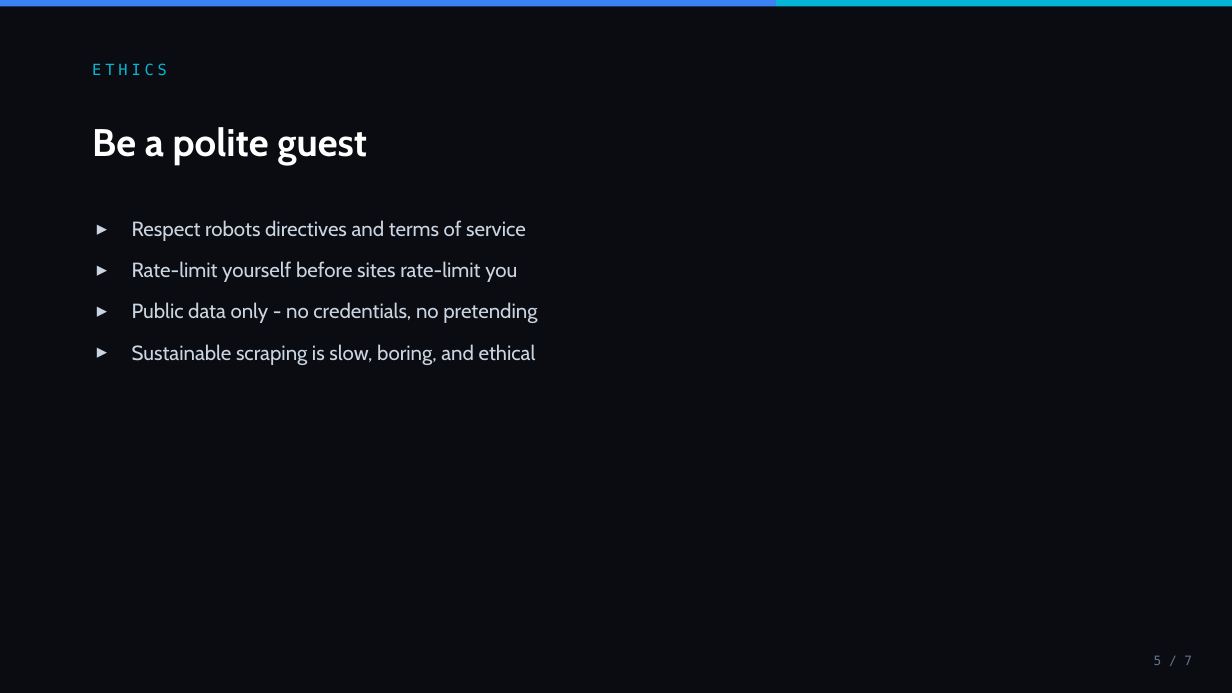
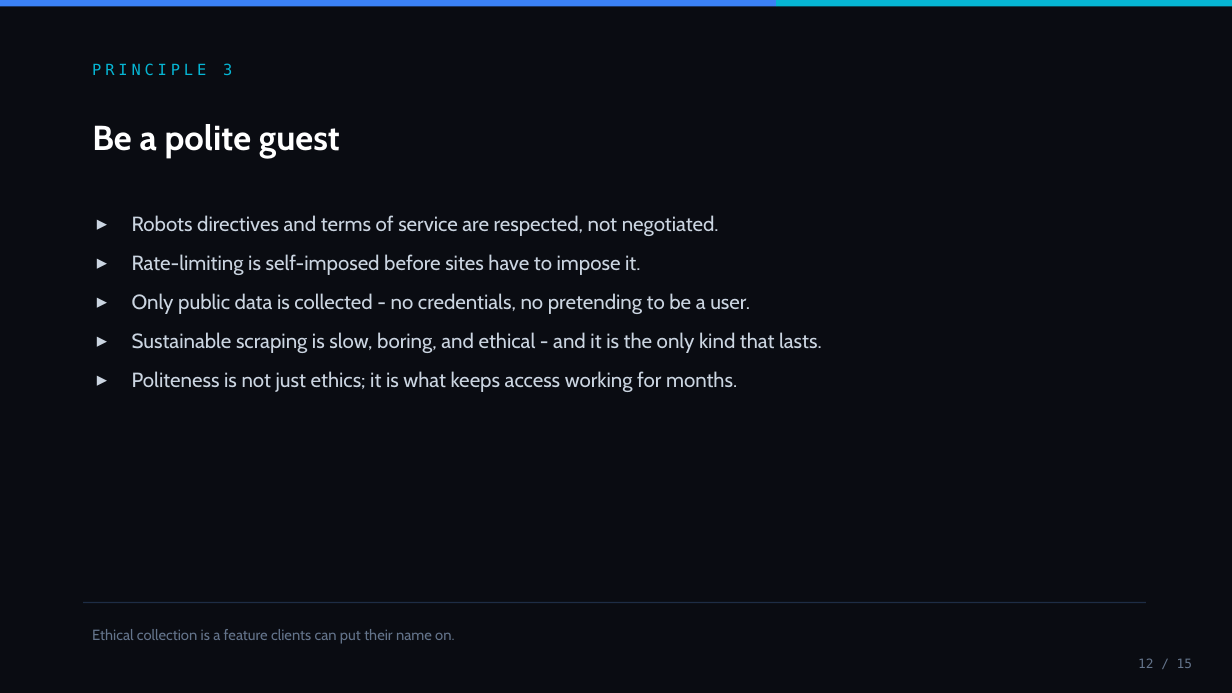
Before and after one commit to rezalianvatiady/rezalianvatiady.github.io, a slide deck: slide 12 of decks/web-scraping-toolkit.pptx (slide 5 before the commit). Drawn at 1232x693 pixels with LibreOffice and Linux fonts; fonts in the diff are those of the drawing. Boxes give left, top, right and bottom in pixels: in the first picture for what was removed or moved away, otherwise in the second. Text is boxed around its words. In the diff, an @@ line names an element or a change of style, - is before the commit and + after.

```diff
--- a/decks/web-scraping-toolkit.pptx
+++ b/decks/web-scraping-toolkit.pptx
@@ text at [92,63,232,75]: text changed @@
-ETHICS
+PRINCIPLE 3
@@ text "Be a polite guest" at [92,124,340,158]: size 30 to 27 pt @@
@@ text at [132,215,822,392]: text changed @@
-▸ Respect robots directives and terms of service
-▸ Rate-limit yourself before sites rate-limit you
-▸ Public data only - no credentials, no pretending
-▸ Sustainable scraping is slow, boring, and ethical
+▸ Robots directives and terms of service are respected, not negotiated.
+▸ Rate-limiting is self-imposed before sites have to impose it.
+▸ Only public data is collected - no credentials, no pretending to be a user.
+▸ Sustainable scraping is slow, boring, and ethical - and it is the only kind that lasts.
+▸ Politeness is not just ethics; it is what keeps access working for months.
@@ line added from (83, 603) to (1146, 603), #1E2D45 1 pt @@
@@ text added at [92,629,454,644], 11.5 pt, text #64748B @@
+Ethical collection is a feature clients can put their name on.
@@ text added at [1138,658,1192,668], 10 pt, text #64748B @@
+12 / 15
@@ text removed at [1154,655,1192,665] @@
-5 / 7
```
Also in this commit, not shown: 5 other slides changed, 9 slides added, 1 slide removed, 14 other files.
